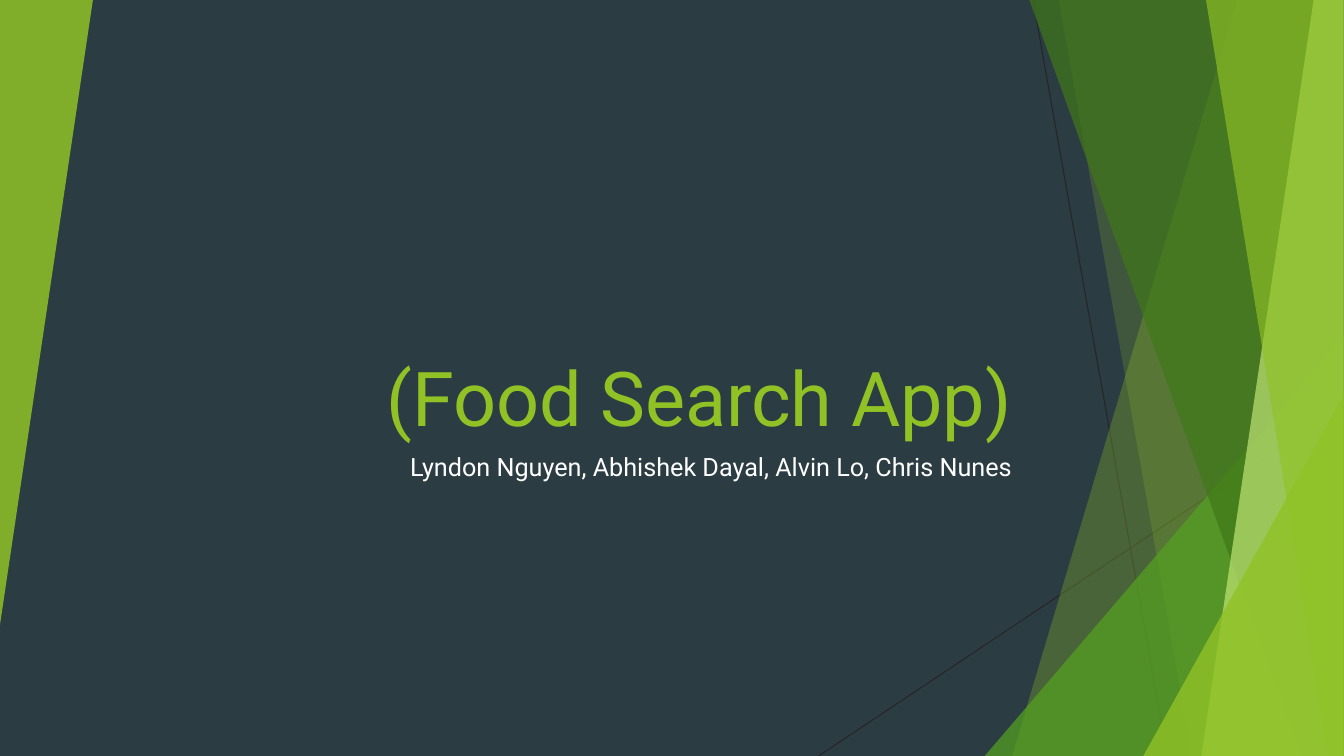
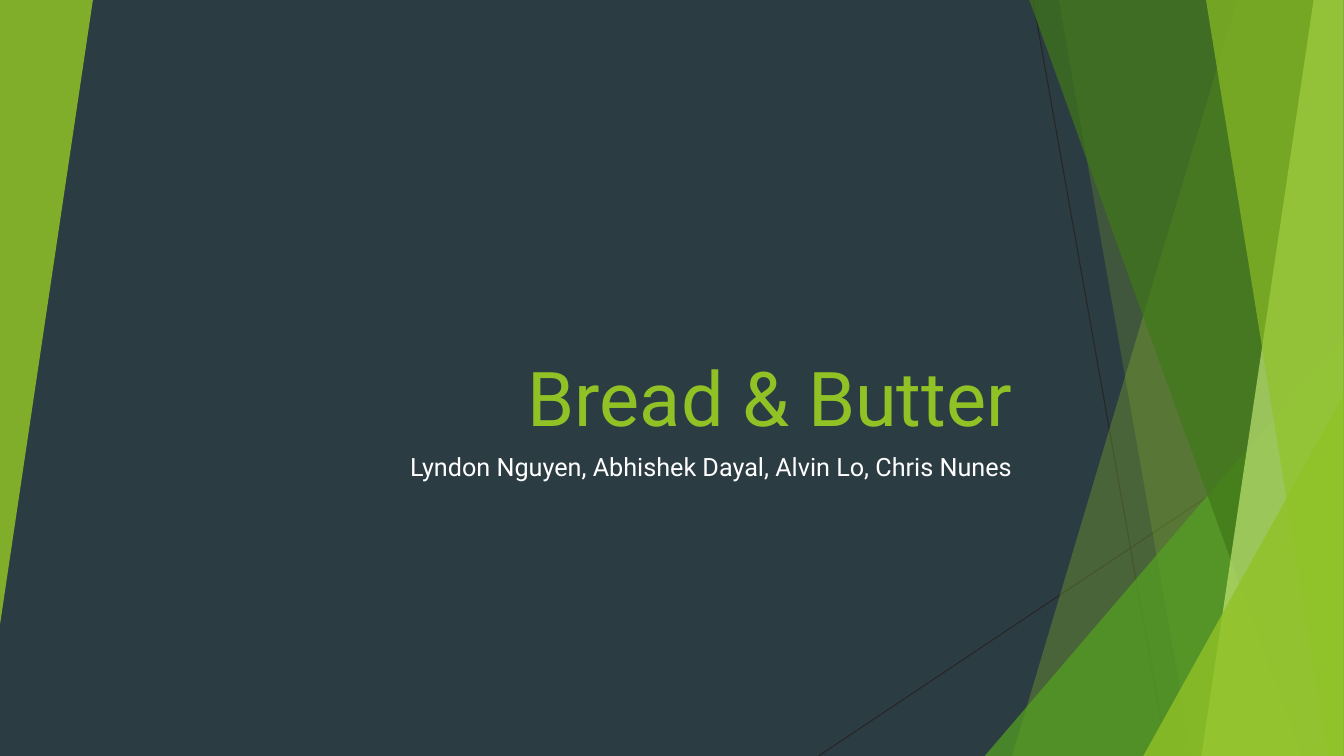
Before and after one commit to vasujogani/HackTX2018, a slide deck: slide 1 of product_pres.pptx. Drawn at 1344x756 pixels with LibreOffice and Linux fonts; fonts in the diff are those of the drawing. Boxes give left, top, right and bottom in pixels: in the first picture for what was removed or moved away, otherwise in the second. Text is boxed around its words. In the diff, an @@ line names an element or a change of style, - is before the commit and + after.

Commit message:
presentation finished

```diff
--- a/product_pres.pptx
+++ b/product_pres.pptx
@@ title at [528, 369, 1012, 427]: text changed @@
-(Food Search App)
+Bread & Butter
```
Also in this commit, not shown: 1 slide added, 1 slide removed.
